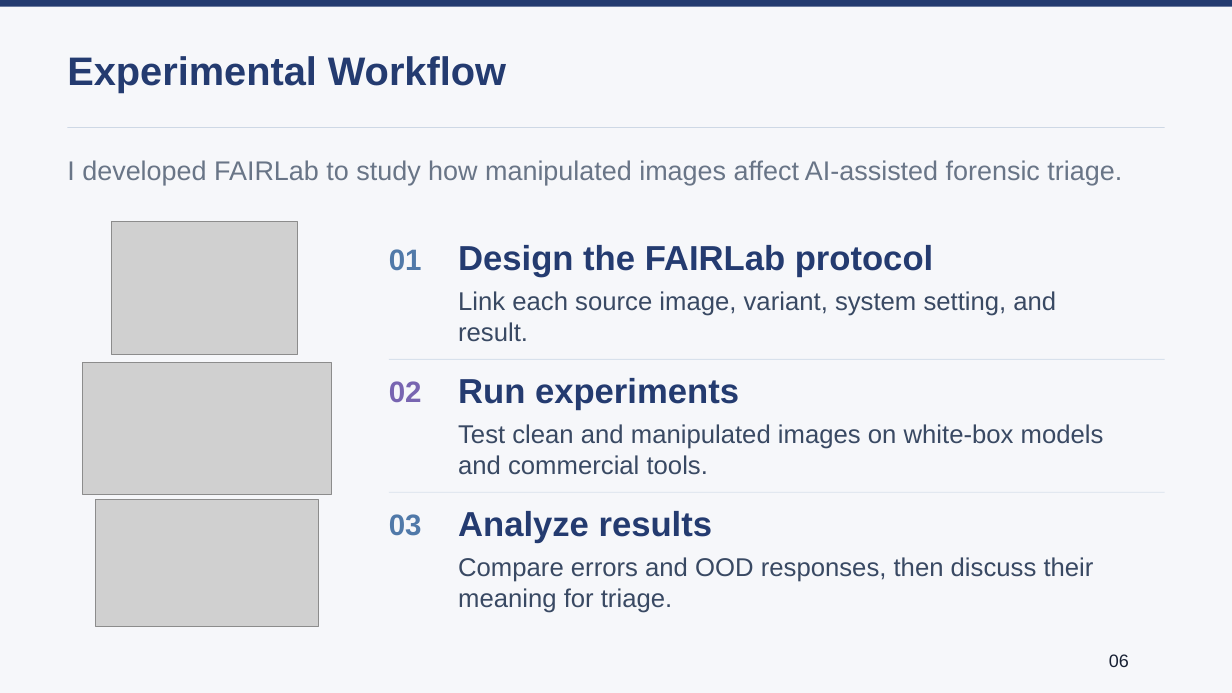
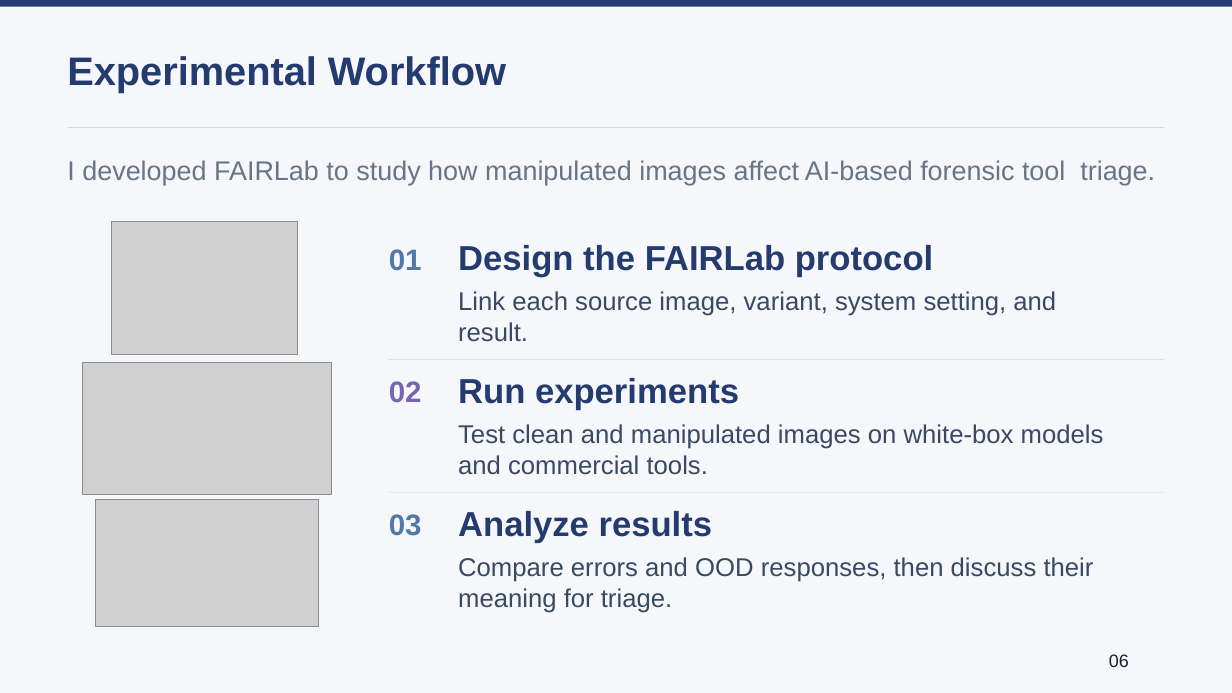
Before and after one commit to lmolinario/Molinario_Thesis_Defense_2026, a slide deck: slide 6 of Molinario_Thesis_Defense_2026.pptx. Drawn at 1232x693 pixels with LibreOffice and Linux fonts; fonts in the diff are those of the drawing; grey boxes stand for pictures. Boxes give left, top, right and bottom in pixels: in the first picture for what was removed or moved away, otherwise in the second. Text is boxed around its words. In the diff, an @@ line names an element or a change of style, - is before the commit and + after.

Commit message:
update

```diff
--- a/Molinario_Thesis_Defense_2026.pptx
+++ b/Molinario_Thesis_Defense_2026.pptx
@@ text at (67, 160, 1155, 186): text changed @@
-I developed FAIRLab to study how manipulated images affect AI-assisted forensic triage.
+I developed FAIRLab to study how manipulated images affect AI-based forensic tool triage.
```
Also in this commit, not shown: 1 other slide changed.
